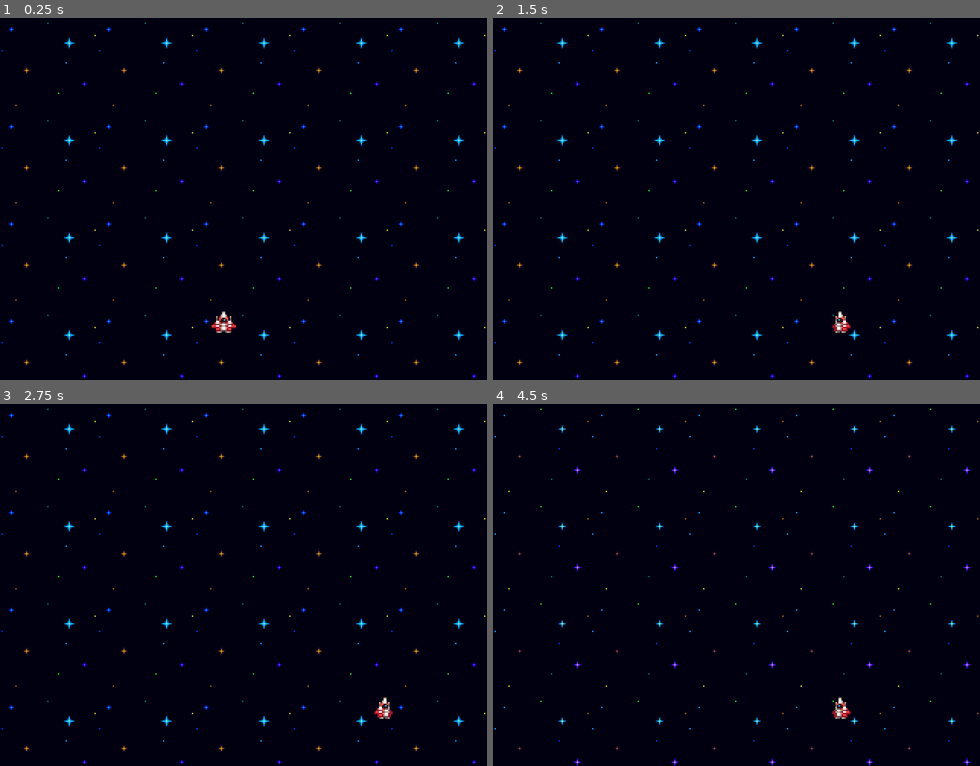
Above: before the commit, frames 1-4 (two rows, left to right).
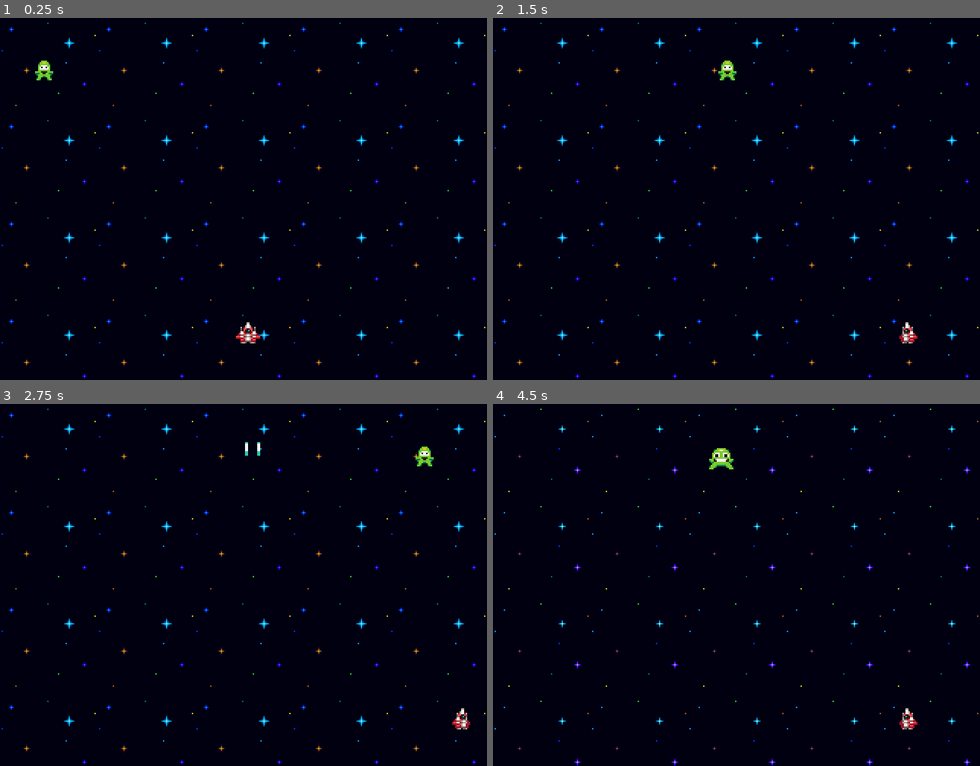
Above: after the commit, the same moments.

Repository: zYagho/space-invaders
Game: Godot game, scene res://levels/world.tscn
Two runs of this game, one before a commit and one after it. Both use one fixed random seed, a clock stepped at 60 frames per second and the inputs below.
Inputs:
- Up to frame 1 (0.25 s): no input
- Up to frame 2 (1.5 s): hold Right (RIGHT) 0.53-1.28 s; hold Space (SHOOT) 0.53-1.28 s; hold A (LEFT) from 1.28 s (still down); tap Space (SHOOT) at 1.35 s
- Up to frame 3 (2.75 s): release A (LEFT) at 2.03 s; hold Right (RIGHT) from 2.03 s (still down); hold Space (SHOOT) from 2.03 s (still down)
- Up to frame 4 (4.5 s): release Space (SHOOT) at 2.78 s; tap Space (SHOOT) at 2.85, 4.35 s; release Right (RIGHT) at 3.53 s; hold Space (SHOOT) 3.53-4.28 s; hold A (LEFT) from 3.53 s (still down)

The runs differ from the first frame. In frame 1, 0.5% of the frame differs, in the area x 7-54%, y 11-90%; in frame 2, 0.4%; in frame 3, 0.4%; in frame 4, 0.5%, in the area x 44-88%, y 12-90%.

Commit message:
Configurações iniciais do inimigo feitas

Diff:
--- /dev/null
+++ b/CharacterBase/character_base.gd
@@ -0,0 +1,31 @@
+extends CharacterBody2D
+class_name CharacterBase
+
+const PROJECTILE = preload("res://Projectiles/projectile_player_ship.tscn")
+
+@warning_ignore("unused_private_class_variable")
+var _can_shoot: bool = true
+
+@export_category("Variables")
+@export var _health: int = 3
+@export var _speed: float = 150.0
+
+@export_category("Objects")
+@export var _timer_to_shoot: Timer
+@export var _spawn_projectile: Marker2D
+@export var _texture: AnimatedSprite2D
+
+func _physics_process(_delta: float):
+	pass
+
+func _shoot() -> void:
+	pass
+
+func _move_horizontal(_delta) -> void:
+	pass
+
+func _on_timer_to_shoot_timeout():
+	pass
+
+func take_damage(_damage: int) -> void:
+	pass
--- /dev/null
+++ b/CharacterBase/character_base.tscn
@@ -0,0 +1,29 @@
+[gd_scene load_steps=3 format=3 uid="uid://ceeop27l0bwoj"]
+
+[ext_resource type="Script" path="res://CharacterBase/character_base.gd" id="1_2n6x8"]
+
+[sub_resource type="SpriteFrames" id="SpriteFrames_yx15p"]
+animations = [{
+"frames": [],
+"loop": true,
+"name": &"idle",
+"speed": 5.0
+}]
+
+[node name="CharacterBase" type="CharacterBody2D" node_paths=PackedStringArray("_timer_to_shoot", "_spawn_projectile", "_texture")]
+script = ExtResource("1_2n6x8")
+_timer_to_shoot = NodePath("TimerToShoot")
+_spawn_projectile = NodePath("SpawnProjectile")
+_texture = NodePath("Texture")
+
+[node name="Texture" type="AnimatedSprite2D" parent="."]
+sprite_frames = SubResource("SpriteFrames_yx15p")
+animation = &"idle"
+
+[node name="Collision" type="CollisionShape2D" parent="."]
+
+[node name="SpawnProjectile" type="Marker2D" parent="."]
+
+[node name="TimerToShoot" type="Timer" parent="."]
+
+[connection signal="timeout" from="TimerToShoot" to="." method="_on_timer_to_shoot_timeout"]
--- /dev/null
+++ b/Enemies/alan.tscn
@@ -0,0 +1,60 @@
+[gd_scene load_steps=10 format=3 uid="uid://fwwv04fh6h6n"]
+
+[ext_resource type="PackedScene" uid="uid://ba6v0hxcjm7lo" path="res://Enemies/enemy_base.tscn" id="1_kywrx"]
+[ext_resource type="Texture2D" uid="uid://bav2erk0fpsc6" path="res://Enemies/Alan (16 x 16).png" id="2_astqa"]
+
+[sub_resource type="AtlasTexture" id="AtlasTexture_8cgxm"]
+atlas = ExtResource("2_astqa")
+region = Rect2(0, 0, 16, 16)
+
+[sub_resource type="AtlasTexture" id="AtlasTexture_k0i1y"]
+atlas = ExtResource("2_astqa")
+region = Rect2(16, 0, 16, 16)
+
+[sub_resource type="AtlasTexture" id="AtlasTexture_v7s8v"]
+atlas = ExtResource("2_astqa")
+region = Rect2(32, 0, 16, 16)
+
+[sub_resource type="AtlasTexture" id="AtlasTexture_uqq4y"]
+atlas = ExtResource("2_astqa")
+region = Rect2(48, 0, 16, 16)
+
+[sub_resource type="AtlasTexture" id="AtlasTexture_q82mj"]
+atlas = ExtResource("2_astqa")
+region = Rect2(64, 0, 16, 16)
+
+[sub_resource type="AtlasTexture" id="AtlasTexture_15wiy"]
+atlas = ExtResource("2_astqa")
+region = Rect2(80, 0, 16, 16)
+
+[sub_resource type="SpriteFrames" id="SpriteFrames_il1vp"]
+animations = [{
+"frames": [{
+"duration": 1.0,
+"texture": SubResource("AtlasTexture_8cgxm")
+}, {
+"duration": 1.0,
+"texture": SubResource("AtlasTexture_k0i1y")
+}, {
+"duration": 1.0,
+"texture": SubResource("AtlasTexture_v7s8v")
+}, {
+"duration": 1.0,
+"texture": SubResource("AtlasTexture_uqq4y")
+}, {
+"duration": 1.0,
+"texture": SubResource("AtlasTexture_q82mj")
+}, {
+"duration": 1.0,
+"texture": SubResource("AtlasTexture_15wiy")
+}],
+"loop": true,
+"name": &"idle",
+"speed": 5.0
+}]
+
+[node name="Alan" instance=ExtResource("1_kywrx")]
+
+[node name="Texture" parent="." index="0"]
+sprite_frames = SubResource("SpriteFrames_il1vp")
+frame_progress = 0.0
--- /dev/null
+++ b/Enemies/enemy_base.gd
@@ -0,0 +1,22 @@
+extends CharacterBase
+class_name EnemyBase
+
+var _direction: int = [-1, 1][randi() % 2]
+
+func _physics_process(_delta: float):
+	_move_horizontal(_delta)
+
+func _shoot() -> void:
+	pass
+
+func _move_horizontal(_delta) -> void:
+
+	position.x += _speed * _delta * _direction
+	if(position.x >= global.max_width - 20 or position.x <= 20):
+		_direction *= -1
+
+func _on_timer_to_shoot_timeout():
+	_can_shoot = true
+
+func take_damage(_damage: int) -> void:
+	_health -= _damage
--- /dev/null
+++ b/Enemies/enemy_base.tscn
@@ -0,0 +1,33 @@
+[gd_scene load_steps=5 format=3 uid="uid://ba6v0hxcjm7lo"]
+
+[ext_resource type="PackedScene" uid="uid://ceeop27l0bwoj" path="res://CharacterBase/character_base.tscn" id="1_1qwt4"]
+[ext_resource type="Script" path="res://Enemies/enemy_base.gd" id="2_0x7kl"]
+
+[sub_resource type="SpriteFrames" id="SpriteFrames_jish6"]
+animations = [{
+"frames": [],
+"loop": true,
+"name": &"idle",
+"speed": 5.0
+}]
+
+[sub_resource type="RectangleShape2D" id="RectangleShape2D_1ssv3"]
+size = Vector2(18, 15)
+
+[node name="EnemyBase" instance=ExtResource("1_1qwt4")]
+position = Vector2(35, 21)
+script = ExtResource("2_0x7kl")
+_speed = 100.0
+
+[node name="Texture" parent="." index="0"]
+position = Vector2(1, -1)
+sprite_frames = SubResource("SpriteFrames_jish6")
+autoplay = "idle"
+frame_progress = 0.0846044
+
+[node name="Collision" parent="." index="1"]
+position = Vector2(1, -0.5)
+shape = SubResource("RectangleShape2D_1ssv3")
+
+[node name="SpawnProjectile" parent="." index="2"]
+position = Vector2(1, 7)
--- a/Player ship/player_ship.gd
+++ b/Player ship/player_ship.gd
@@ -1,31 +1,43 @@
-extends CharacterBody2D
+extends CharacterBase
 class_name PlayerShip
 
-const SPEED = 150.0
-
-@export_category("Objects")
-@export var _texture: AnimatedSprite2D
-
 func _physics_process(_delta: float):
-	_move_horizontal()
+	_move_horizontal(_delta)
 
 	if Input.is_action_pressed("SHOOT"):
 		_shoot()
 
 func _shoot() -> void:
-	print("Atirar")
 
-func _move_horizontal() -> void:
+	if _can_shoot:
+		var _projectile = PROJECTILE.instantiate()
+
+		_projectile.set_direction(Vector2(0,-1))
+
+		add_sibling(_projectile)
+		_projectile.global_position = _spawn_projectile.global_position
+
+		_can_shoot = false
+		_timer_to_shoot.start()
+
+func _move_horizontal(_delta: float) -> void:
 	var direction = Input.get_axis("LEFT", "RIGHT")
 
 	if direction > 0:
-		velocity.x = direction * SPEED
+		velocity.x = direction * _speed
 		_texture.play("rigth")
 	if direction < 0:
-		velocity.x = direction * SPEED
+		velocity.x = direction * _speed
 		_texture.play("left")
 	if direction == 0:
 		_texture.play("idle")
 		velocity.x = 0
 
+	print(velocity.x)
 	move_and_slide()
+
+func _on_timer_to_shoot_timeout():
+	_can_shoot = true
+
+func take_damage(_damage: int) -> void:
+	_health -= _damage
--- a/Player ship/player_ship.tscn
+++ b/Player ship/player_ship.tscn
@@ -1,25 +1,26 @@
-[gd_scene load_steps=8 format=3 uid="uid://n5uxdb8s7lc8"]
+[gd_scene load_steps=9 format=3 uid="uid://bxhym0h616s4c"]
 
+[ext_resource type="PackedScene" uid="uid://ceeop27l0bwoj" path="res://CharacterBase/character_base.tscn" id="1_2pojv"]
 [ext_resource type="Script" path="res://Player ship/player_ship.gd" id="1_6cl8i"]
 [ext_resource type="Texture2D" uid="uid://c76lgndpbdppg" path="res://Player ship/Player_ship (16 x 16).png" id="1_xl1iw"]
 
-[sub_resource type="AtlasTexture" id="AtlasTexture_ibf5x"]
+[sub_resource type="AtlasTexture" id="AtlasTexture_26tlo"]
 atlas = ExtResource("1_xl1iw")
 region = Rect2(16, 0, 16, 16)
 
-[sub_resource type="AtlasTexture" id="AtlasTexture_lutnv"]
+[sub_resource type="AtlasTexture" id="AtlasTexture_55bhx"]
 atlas = ExtResource("1_xl1iw")
 region = Rect2(0, 0, 16, 16)
 
-[sub_resource type="AtlasTexture" id="AtlasTexture_p7cbt"]
+[sub_resource type="AtlasTexture" id="AtlasTexture_0eaam"]
 atlas = ExtResource("1_xl1iw")
 region = Rect2(32, 0, 16, 16)
 
-[sub_resource type="SpriteFrames" id="SpriteFrames_rkrie"]
+[sub_resource type="SpriteFrames" id="SpriteFrames_reip7"]
 animations = [{
 "frames": [{
 "duration": 1.0,
-"texture": SubResource("AtlasTexture_ibf5x")
+"texture": SubResource("AtlasTexture_26tlo")
 }],
 "loop": true,
 "name": &"idle",
@@ -27,32 +28,33 @@
 }, {
 "frames": [{
 "duration": 1.0,
-"texture": SubResource("AtlasTexture_lutnv")
+"texture": SubResource("AtlasTexture_55bhx")
 }],
-"loop": false,
+"loop": true,
 "name": &"left",
 "speed": 5.0
 }, {
 "frames": [{
 "duration": 1.0,
-"texture": SubResource("AtlasTexture_p7cbt")
+"texture": SubResource("AtlasTexture_0eaam")
 }],
-"loop": false,
+"loop": true,
 "name": &"rigth",
 "speed": 5.0
 }]
 
-[sub_resource type="RectangleShape2D" id="RectangleShape2D_11mcm"]
+[sub_resource type="RectangleShape2D" id="RectangleShape2D_ybdhg"]
 size = Vector2(14, 12)
 
-[node name="PlayerShip" type="CharacterBody2D" node_paths=PackedStringArray("_texture")]
+[node name="PlayerShip" instance=ExtResource("1_2pojv")]
 script = ExtResource("1_6cl8i")
-_texture = NodePath("Texture")
+_speed = 200.0
 
-[node name="Texture" type="AnimatedSprite2D" parent="."]
-sprite_frames = SubResource("SpriteFrames_rkrie")
-animation = &"idle"
-autoplay = "idle"
+[node name="Texture" parent="." index="0"]
+sprite_frames = SubResource("SpriteFrames_reip7")
 
-[node name="Collision" type="CollisionShape2D" parent="."]
-shape = SubResource("RectangleShape2D_11mcm")
+[node name="Collision" parent="." index="1"]
+shape = SubResource("RectangleShape2D_ybdhg")
+
+[node name="SpawnProjectile" parent="." index="2"]
+position = Vector2(0, -7)
--- /dev/null
+++ b/Projectiles/projectile.gd
@@ -0,0 +1,26 @@
+extends Area2D
+class_name Projectile
+
+@export_category("Variables")
+@export var _direction: Vector2
+@export var _speed: float
+@export var _damage: int
+@export var _animation_shot: String
+
+@export_category("Objects")
+@export var _texture: AnimatedSprite2D
+
+func _ready() -> void:
+	_texture.play(_animation_shot)
+
+func _physics_process(_delta: float) -> void:
+	position += _direction * _speed * _delta
+
+func _on_timer_timeout() -> void:
+	queue_free()
+
+func set_direction(_direc: Vector2) -> void:
+	_direction = _direc
+
+func _on_body_entered(_body):
+	_body.take_damage(_damage)
--- /dev/null
+++ b/Projectiles/projectile.tscn
@@ -0,0 +1,18 @@
+[gd_scene load_steps=3 format=3 uid="uid://jvl5p3i60f7y"]
+
+[ext_resource type="Script" path="res://Projectiles/projectile.gd" id="1_ok5po"]
+
+[sub_resource type="SpriteFrames" id="SpriteFrames_ycpog"]
+
+[node name="Projectile" type="Area2D" node_paths=PackedStringArray("_texture")]
+script = ExtResource("1_ok5po")
+_texture = NodePath("Texture")
+
+[node name="Texture" type="AnimatedSprite2D" parent="."]
+sprite_frames = SubResource("SpriteFrames_ycpog")
+
+[node name="Collision" type="CollisionShape2D" parent="."]
+
+[node name="Timer" type="Timer" parent="."]
+
+[connection signal="body_entered" from="." to="." method="_on_body_entered"]
--- /dev/null
+++ b/Projectiles/projectile_player_ship.tscn
@@ -0,0 +1,35 @@
+[gd_scene load_steps=5 format=3 uid="uid://dgdoff3k8j44s"]
+
+[ext_resource type="PackedScene" uid="uid://jvl5p3i60f7y" path="res://Projectiles/projectile.tscn" id="1_p1i3o"]
+[ext_resource type="Texture2D" uid="uid://ben8d5rkw0bio" path="res://Projectiles/Player_beam (16 x 16).png" id="2_65t7c"]
+
+[sub_resource type="SpriteFrames" id="SpriteFrames_jxu3o"]
+animations = [{
+"frames": [{
+"duration": 1.0,
+"texture": ExtResource("2_65t7c")
+}],
+"loop": true,
+"name": &"double_shot",
+"speed": 5.0
+}]
+
+[sub_resource type="CircleShape2D" id="CircleShape2D_w70dh"]
+radius = 7.0
+
+[node name="ProjectilePlayerShip" instance=ExtResource("1_p1i3o")]
+_direction = Vector2(0, -1)
+_speed = 250.0
+_animation_shot = "double_shot"
+
+[node name="Texture" parent="." index="0"]
+sprite_frames = SubResource("SpriteFrames_jxu3o")
+animation = &"double_shot"
+
+[node name="Collision" parent="." index="1"]
+shape = SubResource("CircleShape2D_w70dh")
+
+[node name="Timer" parent="." index="2"]
+autostart = true
+
+[connection signal="timeout" from="Timer" to="." method="_on_timer_timeout"]
--- /dev/null
+++ b/Singletons/global.gd
@@ -0,0 +1,5 @@
+extends Node
+class_name Global
+
+var max_width: int = 320
+var max_heigth: int = 240
--- a/levels/world.tscn
+++ b/levels/world.tscn
@@ -1,7 +1,8 @@
-[gd_scene load_steps=3 format=4 uid="uid://b7w1deg56vewj"]
+[gd_scene load_steps=4 format=4 uid="uid://b7w1deg56vewj"]
 
 [ext_resource type="PackedScene" uid="uid://cabtorck80qiq" path="res://BackGround/back_ground.tscn" id="1_g6r5a"]
-[ext_resource type="PackedScene" uid="uid://n5uxdb8s7lc8" path="res://Player ship/player_ship.tscn" id="2_otxj1"]
+[ext_resource type="PackedScene" uid="uid://bxhym0h616s4c" path="res://Player ship/player_ship.tscn" id="2_otxj1"]
+[ext_resource type="PackedScene" uid="uid://fwwv04fh6h6n" path="res://Enemies/alan.tscn" id="3_10p7j"]
 
 [node name="World" type="Node2D"]
 
@@ -9,4 +10,7 @@
 tile_map_data = PackedByteArray("AAAAAAMAAQAAAAAAAAABAAMAAQAAAAAAAAACAAMAAQAAAAAAAAADAAMAAQAAAAAAAAAEAAMAAQAAAAAAAAAEAA …(240 unchanged characters)…
 
 [node name="PlayerShip" parent="." instance=ExtResource("2_otxj1")]
-position = Vector2(147, 202)
+position = Vector2(163, 209)
+
+[node name="Alan" parent="." instance=ExtResource("3_10p7j")]
+position = Vector2(36, 38)
--- a/project.godot
+++ b/project.godot
@@ -14,6 +14,15 @@
 run/main_scene="res://levels/world.tscn"
 config/features=PackedStringArray("4.3", "Forward Plus")
 config/icon="res://icon.svg"
+
+[autoload]
+
+global="*res://Singletons/global.gd"
+
+[debug]
+
+gdscript/warnings/unused_variable=0
+gdscript/warnings/unused_private_class_variable=0
 
 [display]
 
